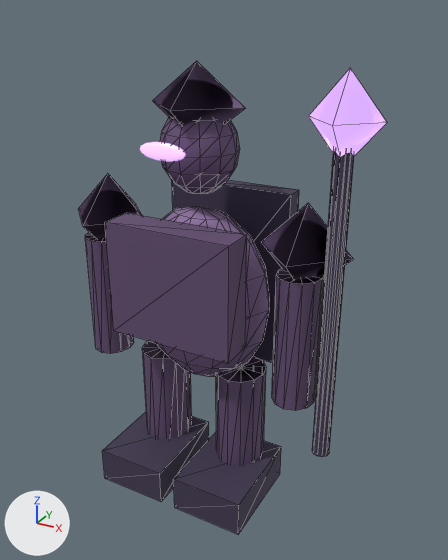
The glTF model public/assets/3d/enemies/dark-mage.glb as it was, and as the next commit left it.
Before and after are seen from a 50 mm lens placed at (1.41, -2.33, 2.29), pointed at (0.14, -0.02, 1.13). Arrows for +X, +Y and +Z are at lower left; the lights stay in place. The first picture is the older version. Mesh edges are drawn as thin lines on the coarser meshes. Where no turn or scale is listed for an object, it has been applied to the vertices.

In view in the first picture: 'arm1', 'breastplate', 'cape', 'head', 'helmet', 'leftBoot', 'leftLeg', 'rightBoot', 'rightLeg', 'staff', 'staffOrb', 'torso' and 4 more.
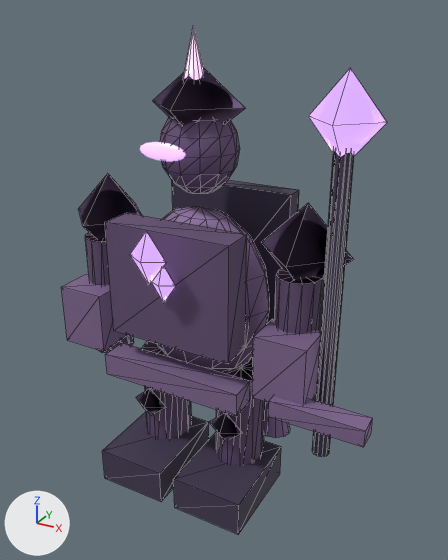
Scene script edits in JSON lines:
```json
{"op": "add", "block": "me_cone_1", "code": ["me_cone_1 = bpy.data.meshes.new('cone_1')", "me_cone_1.from_pydata(...)  # 15 vertices, 24 faces; spans x -0.5..0.5, y -0.5..0.5, z -0.5..0.5", "me_cone_1.materials.append(mat_forgedsteel)  # greyish purple #987ea9"]}
{"op": "add", "block": "me_box_1", "code": ["me_box_1 = bpy.data.meshes.new('box_1')", "me_box_1.from_pydata(...)  # a box spanning x -0.5..0.5, y -0.5..0.5, z -0.5..0.5", "me_box_1.materials.append(mat_forgedsteel)  # greyish purple #987ea9"]}
{"op": "add", "block": "me_cone_2", "code": ["me_cone_2 = bpy.data.meshes.new('cone_2')", "me_cone_2.from_pydata(...)  # 15 vertices, 24 faces; spans x -0.065..0.065, y -0.065..0.065, z -0.14..0.14", "me_cone_2.materials.append(mat_arcaneemissive)  # purple #dbaeff, glowing purple #dbaeff"]}
{"op": "add", "block": "ob_robehemr", "code": ["ob_robehemr = bpy.data.objects.new('RobeHemR', me_cone_1)", "ob_robehemr.parent = ob_modelroot", "ob_robehemr.location = (0.35, 0.12, 0.48)", "ob_robehemr.scale = (0.18, 0.16, 0.4)"]}
{"op": "add", "block": "ob_floatingrune", "code": ["ob_floatingrune = bpy.data.objects.new('FloatingRune', me_octa_2)", "ob_floatingrune.parent = ob_modelroot", "ob_floatingrune.location = (0.0, -0.42, 1.35)", "ob_floatingrune.scale = (0.18, 0.1, 0.24)"]}
{"op": "add", "block": "ob_weaponcrossguard", "code": ["ob_weaponcrossguard = bpy.data.objects.new('WeaponCrossguard', me_box_1)", "ob_weaponcrossguard.parent = ob_modelroot", "ob_weaponcrossguard.location = (0.72, -0.26, 0.72)", "ob_weaponcrossguard.scale = (0.42, 0.1, 0.08)"]}
{"op": "add", "block": "ob_helmetcrest", "code": ["ob_helmetcrest = bpy.data.objects.new('HelmetCrest', me_cone_2)", "ob_helmetcrest.location = (0.0, -0.03, 2.08)"]}
{"op": "add", "block": "ob_rightkneeguard", "code": ["ob_rightkneeguard = bpy.data.objects.new('RightKneeGuard', me_octa_1)", "ob_rightkneeguard.parent = ob_modelroot", "ob_rightkneeguard.location = (0.22, -0.16, 0.42)", "ob_rightkneeguard.scale = (0.19, 0.12, 0.17)"]}
{"op": "add", "block": "ob_leftkneeguard", "code": ["ob_leftkneeguard = bpy.data.objects.new('LeftKneeGuard', me_octa_1)", "ob_leftkneeguard.parent = ob_modelroot", "ob_leftkneeguard.location = (-0.22, -0.16, 0.42)", "ob_leftkneeguard.scale = (0.19, 0.12, 0.17)"]}
{"op": "add", "block": "ob_chestsigil", "code": ["ob_chestsigil = bpy.data.objects.new('ChestSigil', me_octa_2)", "ob_chestsigil.parent = ob_modelroot", "ob_chestsigil.location = (0.0, -0.32, 1.2)", "ob_chestsigil.scale = (0.13, 0.07, 0.19)"]}
{"op": "add", "block": "ob_rightforearmguard", "code": ["ob_rightforearmguard = bpy.data.objects.new('RightForearmGuard', me_box_1)", "ob_rightforearmguard.parent = ob_modelroot", "ob_rightforearmguard.location = (0.53, -0.17, 0.87)", "ob_rightforearmguard.scale = (0.24, 0.19, 0.3)"]}
{"op": "add", "block": "ob_leftforearmguard", "code": ["ob_leftforearmguard = bpy.data.objects.new('LeftForearmGuard', me_box_1)", "ob_leftforearmguard.parent = ob_modelroot", "ob_leftforearmguard.location = (-0.53, -0.17, 0.87)", "ob_leftforearmguard.scale = (0.24, 0.19, 0.3)"]}
{"op": "add", "block": "ob_beltarmor", "code": ["ob_beltarmor = bpy.data.objects.new('BeltArmor', me_box_1)", "ob_beltarmor.parent = ob_modelroot", "ob_beltarmor.location = (0.0, -0.25, 0.69)", "ob_beltarmor.scale = (0.72, 0.13, 0.11)"]}
```

Where the change shows, as pixel boxes [x1, y1, x2, y2] in the pictures (448 x 560 px):
```json
{"object": "BeltArmor", "change": "added", "after": [105, 343, 250, 416]}
{"object": "RightForearmGuard", "change": "added", "after": [252, 319, 321, 405]}
{"object": "LeftForearmGuard", "change": "added", "after": [61, 274, 127, 351]}
{"object": "WeaponCrossguard", "change": "added", "after": [268, 396, 373, 447]}
{"object": "FloatingRune", "change": "added", "after": [130, 231, 166, 285], "on screen": "purple"}
{"object": "HelmetCrest", "change": "added", "after": [183, 26, 203, 80]}
{"object": "RightKneeGuard", "change": "added", "after": [209, 413, 243, 442]}
{"object": "RobeHemR", "change": "added", "after": [263, 401, 290, 438]}
{"object": "ChestSigil", "change": "added", "after": [152, 266, 176, 303], "on screen": "purple"}
{"object": "LeftKneeGuard", "change": "added", "after": [136, 388, 166, 416]}
```
